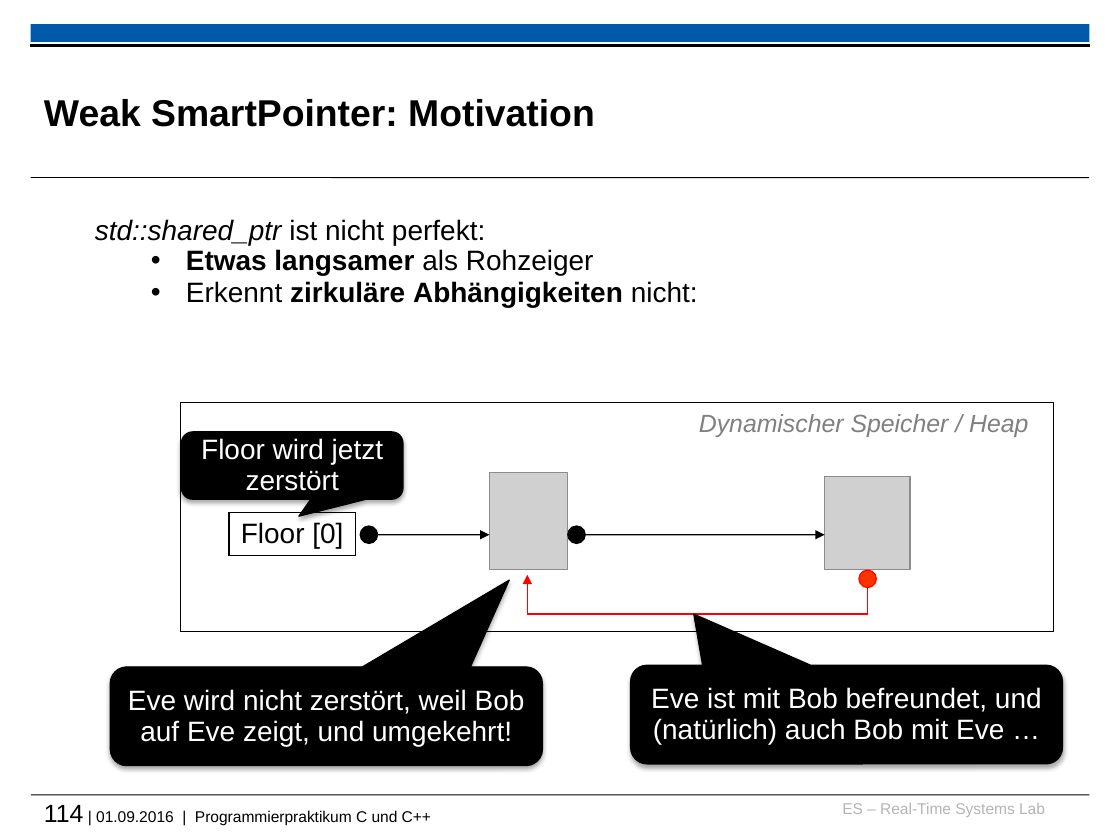
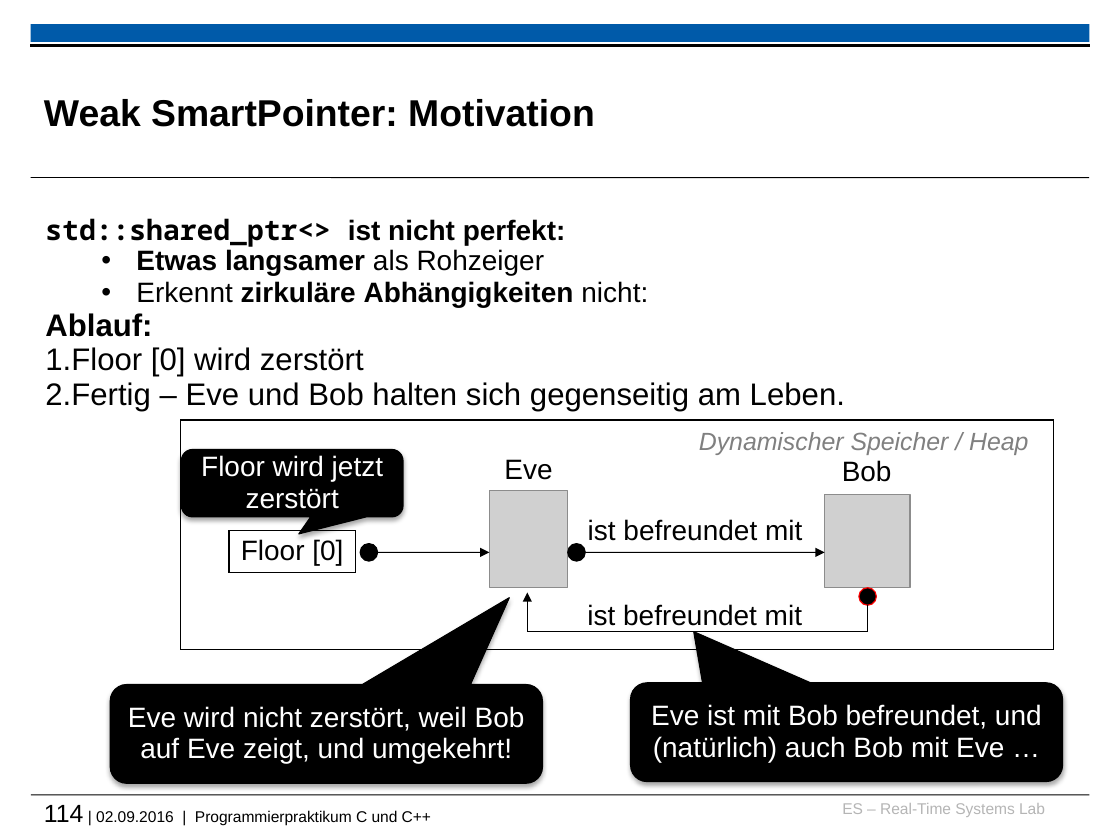
Before and after one commit to h82k/tud-cppp, a slide deck: slide 114 of cppp_lecture.pptx. Drawn at 1120x840 pixels with LibreOffice and Linux fonts; fonts in the diff are those of the drawing; grey boxes stand for pictures; background and template pictures are left out. Boxes give left, top, right and bottom in pixels: in the first picture for what was removed or moved away, otherwise in the second. Text is boxed around its words. In the diff, an @@ line names an element or a change of style, - is before the commit and + after.

```diff
--- a/cppp_lecture.pptx
+++ b/cppp_lecture.pptx
@@ text "std::shared_ptr<> ist nicht perfekt:": place and size @@
-text "std::shared_ptr<> ist nicht perfekt:" at box(95, 219, 698, 307)
+text "std::shared_ptr<> ist nicht perfekt:" at box(45, 218, 845, 411)
@@ text at box(45, 218, 566, 247): text changed; font Arial to Noto Sans Mono; bold on @@
-std::shared_ptr ist nicht perfekt:
+std::shared_ptr<> ist nicht perfekt:
@@ text at box(45, 313, 845, 411): paragraphs added @@
+Ablauf:
+1. Floor [0] wird zerstört
+2. Fertig – Eve und Bob halten sich gegenseitig am Leben.
@@ text added at box(504, 459, 552, 480), 18 pt, text #000000 @@
+Eve
@@ text added at box(842, 460, 892, 482), 18 pt, text #000000 @@
+Bob
@@ text added at box(588, 519, 802, 541), 18 pt, text #000000 @@
+ist befreundet mit
@@ arrow (528, 632) - (528, 592): stroke #FF0000 0.75 pt to #000000 0.75 pt @@
@@ ellipse at box(859, 588, 877, 606): fill #FF3300 to #000000 @@
@@ text added at box(587, 604, 802, 626), 18 pt, text #000000 @@
+ist befreundet mit
@@ 2 ellipses, 1 rounded speech box, 1 rectangle, 1 arrow, 1 line: place and size @@
-2 ellipses, 1 rounded speech box, 1 rectangle, 1 arrow, 1 line at box(181, 432, 868, 614)
+2 ellipses, 1 rounded speech box, 1 rectangle, 1 arrow, 1 line at box(181, 449, 868, 632)
@@ line (868, 605) - (868, 632): stroke #FF0000 0.75 pt to #000000 0.75 pt @@
@@ 2 pictures, 2 rounded speech boxes, 2 arrows, 1 text, 1 rectangle, 1 ellipse, 1 line: place and size @@
-2 pictures, 2 rounded speech boxes, 2 arrows, 1 text, 1 rectangle, 1 ellipse, 1 line at box(110, 402, 1063, 765)
+2 pictures, 2 rounded speech boxes, 2 arrows, 1 text, 1 rectangle, 1 ellipse, 1 line at box(110, 420, 1063, 783)
@@ line (528, 632) - (868, 632): stroke #FF0000 0.75 pt to #000000 0.75 pt @@
@@ text at box(44, 805, 431, 825): text changed @@
-114 | 01.09.2016 | Programmierpraktikum C und C++
+114 | 02.09.2016 | Programmierpraktikum C und C++
```
Also in this commit, not shown: 68 other slides changed, 2 slides added, 2 other files.
